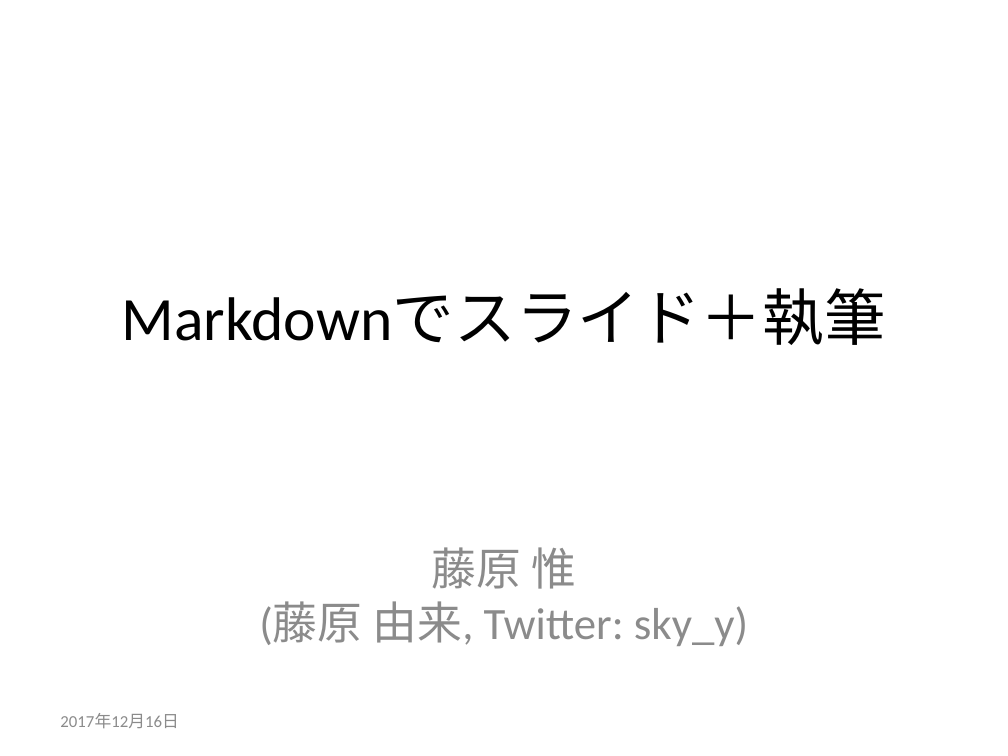
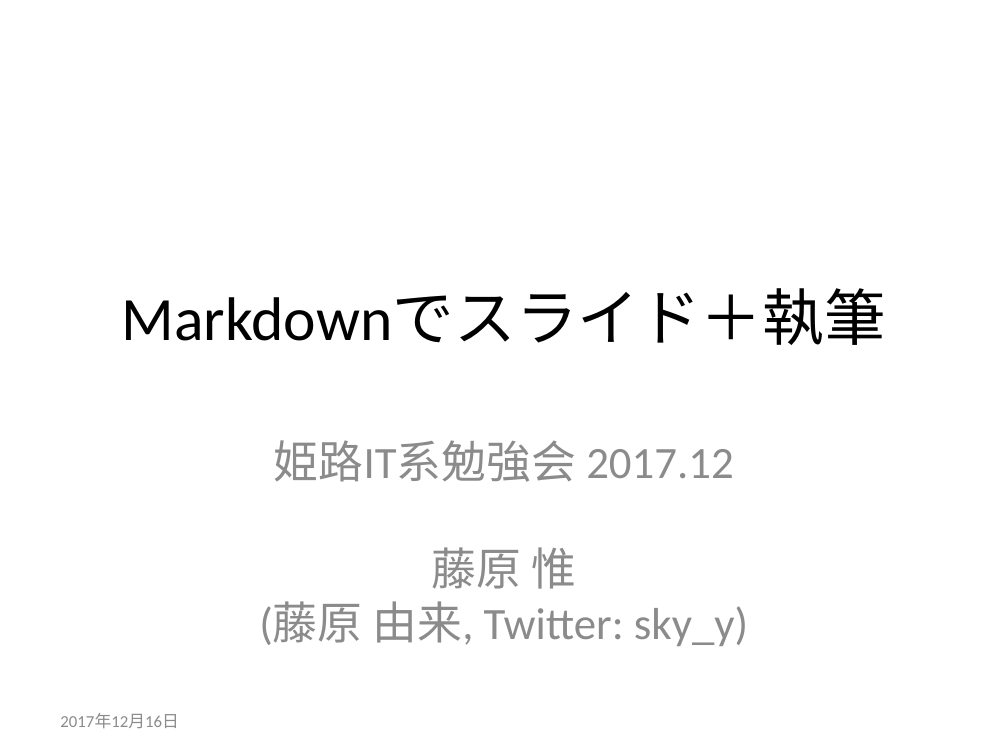
Before and after one commit to sky-y/histudy-201712, a slide deck: slide 1 of pandoc.pptx. Drawn at 1008x756 pixels with LibreOffice and Linux fonts; fonts in the diff are those of the drawing. Boxes give left, top, right and bottom in pixels: in the first picture for what was removed or moved away, otherwise in the second. Text is boxed around its words. In the diff, an @@ line names an element or a change of style, - is before the commit and + after.

```diff
--- a/pandoc.pptx
+++ b/pandoc.pptx
@@ subtitle at bbox=[259, 440, 748, 646]: text changed @@
-藤原 惟
-(藤原 由来, Twitter: sky_y)
+姫路IT系勉強会 2017.12
+藤原 惟
+(藤原 由来, Twitter: sky_y)
```
Also in this commit, not shown: 2 other files.
